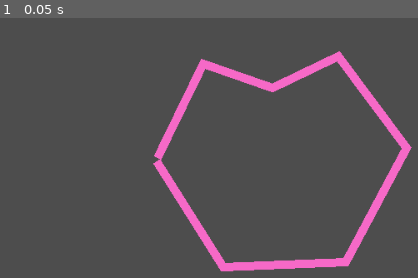
Above: before the commit, frame 1.
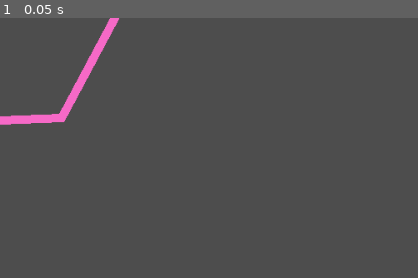
Above: after the commit, the same moment.

Repository: tapwatergames/ShootyGame
Game: Godot game, scene res://YourProjectHere/ryanAssets/assetPlayer.tscn
Two runs of this game, one before a commit and one after it. Both use one fixed random seed, a clock stepped at 60 frames per second and the inputs below. This scene is started directly instead of the project's main scene.
Inputs:
- Up to frame 1 (0.05 s): no input

The runs differ from the first frame. In frame 1, 7.6% of the frame differs, in the area x 0-99%, y 0-98%.

Commit message:
updated player

Diff:
--- a/YourProjectHere/ryanAssets/assetPlayer.tscn
+++ b/YourProjectHere/ryanAssets/assetPlayer.tscn
@@ -3,5 +3,6 @@
 [node name="Player" type="Node2D"]
 
 [node name="Line2D" type="Line2D" parent="."]
-points = PackedVector2Array(189, 168, 244, 55, 327, 84, 406, 46, 488, 156, 415, 293, 268, 299, 188, 172)
+position = Vector2(-341, -173)
+points = PackedVector2Array(189, 168, 244, 55, 669, -60, 406, 46, 488, 156, 415, 293, 268, 299, 188, 172)
 default_color = Color(0.964023, 0.411486, 0.780203, 1)
